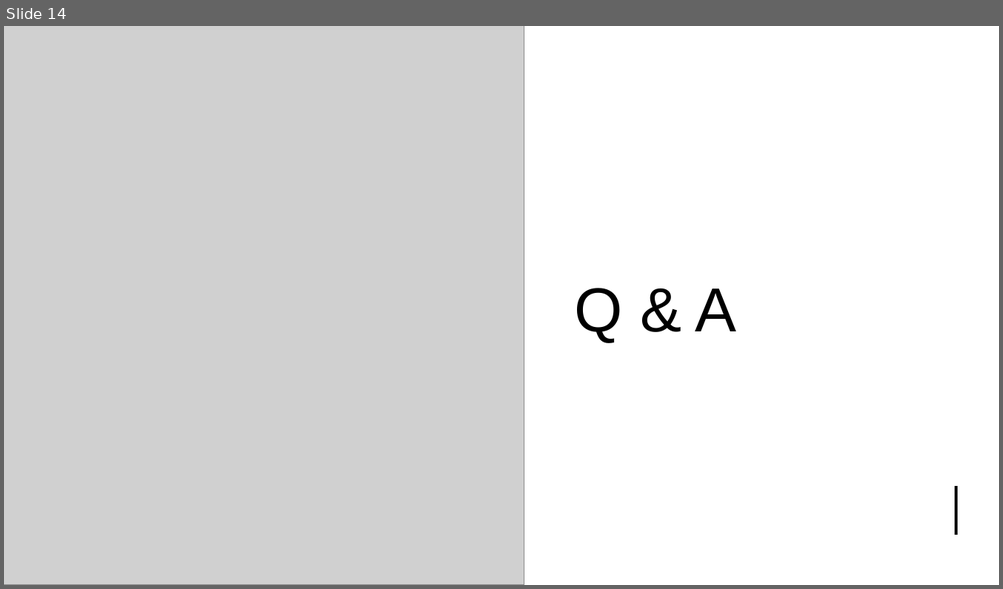
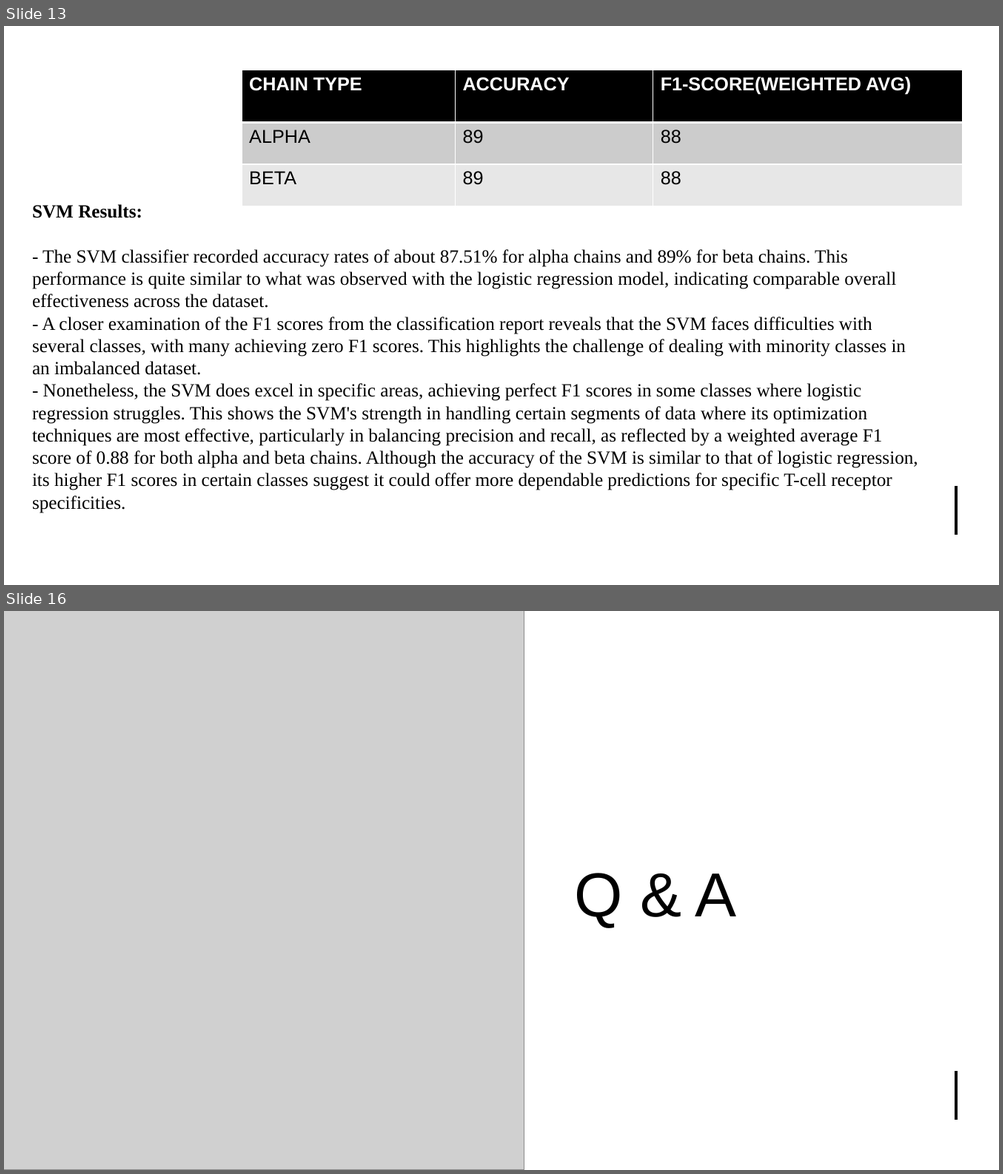
Before and after one commit to UoB-DSMP-2023-24/dsmp-2024-group4, a slide deck: summative presentation/Summative Oral Presentation-Group 4-5.pptx. Shown one above the other, each under a label of ours: slide 14 before the commit, slides 13 and 16 after it; the slides between them are not shown. The pictures are 1003x589 and 1003x1174 pixels, drawn with LibreOffice and Linux fonts; fonts in the diff are those of the drawing; grey boxes stand for pictures. Boxes give left, top, right and bottom in pixels: in the first picture for what was removed or moved away, otherwise in the second. Text is boxed around its words. In the diff, an @@ line names an element or a change of style, - is before the commit and + after.

```diff
--- a/summative presentation/Summative Oral Presentation-Group 4-5.pptx
+++ b/summative presentation/Summative Oral Presentation-Group 4-5.pptx
@@ slide 13 added at bbox=[4, 26, 999, 585], background #FFFFFF @@
@@ table added at bbox=[242, 70, 963, 206], 3 rows, 3 columns @@
+CHAIN TYPE | ACCURACY | F1-SCORE(WEIGHTED AVG)
+ALPHA | 89 | 88
+BETA | 89 | 88
@@ text added at bbox=[32, 204, 918, 514], 18 pt, text #000000 @@
+SVM Results:
+- The SVM classifier recorded accuracy rates of about 87.51% for alpha chains and 89% for beta chains. This performance is quite similar to what was observed with the logistic regression model, indicating comparable overall effectiveness across the dataset.
+- A closer examination of the F1 scores from the classification report reveals that the SVM faces difficulties with several classes, with many achieving zero F1 scores. This highlights the challenge of dealing with minority classes in an imbalanced dataset.
+- Nonetheless, the SVM does excel in specific areas, achieving perfect F1 scores in some classes where logistic regression struggles. This shows the SVM's strength in handling certain segments of data where its optimization techniques are most effective, particularly in balancing precision and recall, as reflected by a weighted average F1 score of 0.88 for both alpha and beta chains. Although the accuracy of the SVM is similar to that of logistic regression, its higher F1 scores in certain classes suggest it could offer more dependable predictions for specific T-cell receptor specificities.
@@ line added from (956, 486) to (956, 535), #000000 3 pt @@
@@ what was slide 14 is now slide 16 @@
```
Also in this commit, not shown: 3 slides changed, 1 other slide added.
